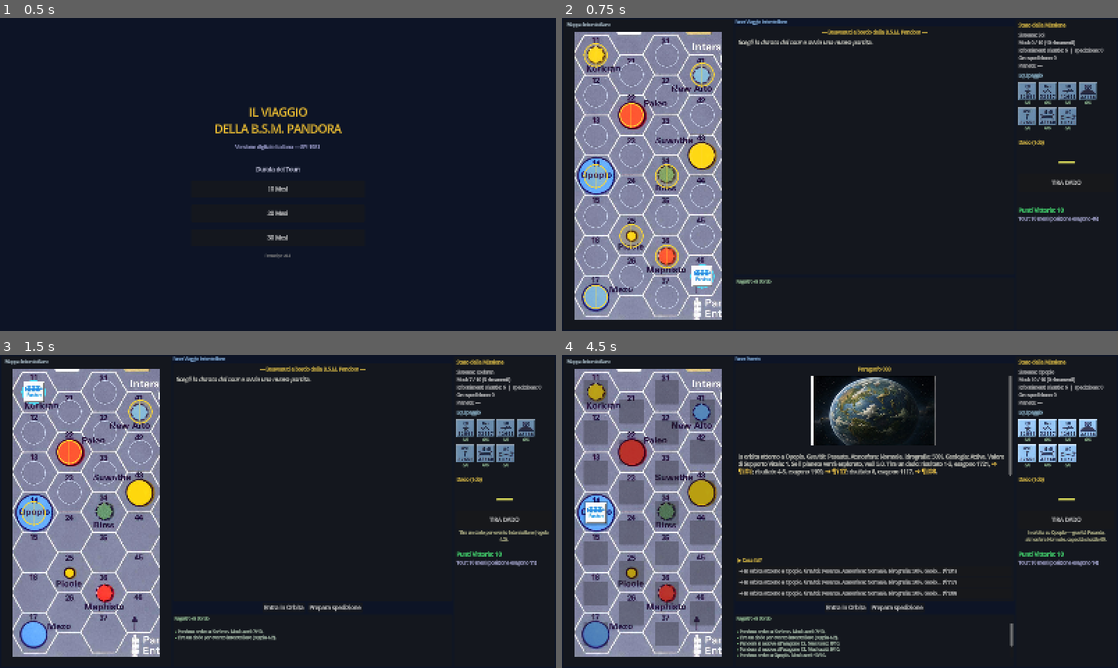
Above: before the commit, frames 1-4 (two rows, left to right).
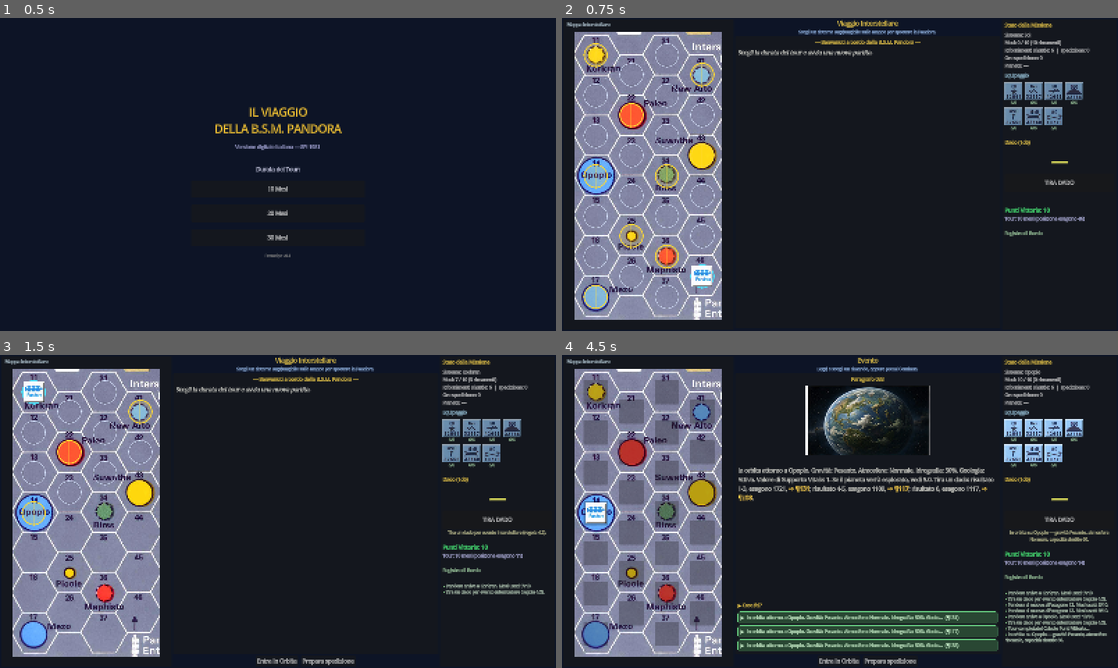
Above: after the commit, the same moments.

Repository: Tannoiser2/voyage-of-BSM-Pandora
Game: Godot game, scene res://scenes/Main.tscn
Two runs of this game, one before a commit and one after it. Both use one fixed random seed, a clock stepped at 60 frames per second and the inputs below.
Inputs (mouse positions are in pixels of both pictures, inside the frame that each line leads up to):
- Up to frame 1 (0.5 s): no input
- Up to frame 2 (0.75 s): click "10 Mesi" at 0.5 s
- Up to frame 3 (1.5 s): click (33, 392) at 1.25 s
- Up to frame 4 (4.5 s): click (595, 433) at 2 s; click (595, 473) at 2.75 s; click (595, 514) at 3.5 s; click "Entra in Orbita" at 4.25 s

Frame 1 is identical in both runs. In frame 2, 4.1% of the frame differs, in the area x 31-98%, y 0-86%; in frame 3, 5.6%; in frame 4, 18%, in the area x 31-99%, y 0-100%.

Commit message:
Layout (parte 4): schermata di lettura piu chiara
Interfaccia riorganizzata per leggibilita:
- banner di fase grande + riga di suggerimento contestuale (cosa fare ora)
- Registro di Bordo spostato dal centro al fondo del pannello destro: il
  centro ora ospita solo storia + scelte + azioni (meno affollamento)
- testo del paragrafo piu grande con interlinea; pulsanti-scelta piu alti,
  verdi e a tutta larghezza (piu evidenti)
- pannello destro allargato per accogliere log e segnalini

Corretto anche un errore di parsing (inferenza := da Variant, trattata come
errore dal progetto). Verificato a runtime con screenshot.

Diff:
--- a/godot/scripts/GameScreen.gd
+++ b/godot/scripts/GameScreen.gd
@@ -133,13 +133,22 @@
 	center_vbox.add_theme_constant_override("separation", 4)
 	hbox.add_child(center_vbox)
 
-	# Phase label
+	# Banner di fase/contesto (cosa stai facendo, dove)
 	var phase_label := Label.new()
 	phase_label.name = "PhaseLabel"
-	phase_label.text = "Fase: Interstellare"
-	phase_label.add_theme_font_size_override("font_size", 12)
-	phase_label.add_theme_color_override("font_color", Color(0.6, 0.8, 1.0))
+	phase_label.text = "Viaggio Interstellare"
+	phase_label.horizontal_alignment = HORIZONTAL_ALIGNMENT_CENTER
+	phase_label.add_theme_font_size_override("font_size", 18)
+	phase_label.add_theme_color_override("font_color", Color(1.0, 0.85, 0.3))
 	center_vbox.add_child(phase_label)
+
+	var hint_label := Label.new()
+	hint_label.name = "HintLabel"
+	hint_label.horizontal_alignment = HORIZONTAL_ALIGNMENT_CENTER
+	hint_label.autowrap_mode = TextServer.AUTOWRAP_WORD_SMART
+	hint_label.add_theme_font_size_override("font_size", 12)
+	hint_label.add_theme_color_override("font_color", Color(0.65, 0.8, 1.0))
+	center_vbox.add_child(hint_label)
 
 	# Paragraph display
 	center_panel = Panel.new()
@@ -173,8 +182,9 @@
 	paragraph_display.fit_content = true
 	paragraph_display.size_flags_horizontal = Control.SIZE_EXPAND_FILL
 	paragraph_display.text = "[i]Scegli la durata del tour e avvia una nuova partita.[/i]"
-	paragraph_display.add_theme_font_size_override("normal_font_size", 15)
-	paragraph_display.add_theme_color_override("default_color", Color(0.9, 0.9, 0.85))
+	paragraph_display.add_theme_font_size_override("normal_font_size", 16)
+	paragraph_display.add_theme_constant_override("line_separation", 4)
+	paragraph_display.add_theme_color_override("default_color", Color(0.92, 0.92, 0.88))
 	paragraph_display.meta_clicked.connect(_on_meta_clicked)
 	scroll.add_child(paragraph_display)
 
@@ -270,40 +280,11 @@
 	btn_repair.pressed.connect(_on_repair)
 	actions_hbox.add_child(btn_repair)
 
-	# Event log
-	var log_panel := Panel.new()
-	log_panel.custom_minimum_size = Vector2(0, 150)
-	center_vbox.add_child(log_panel)
-
-	var log_vbox := VBoxContainer.new()
-	log_vbox.set_anchors_and_offsets_preset(Control.PRESET_FULL_RECT)
-	log_vbox.offset_left = 4; log_vbox.offset_top = 4
-	log_vbox.offset_right = -4; log_vbox.offset_bottom = -4
-	log_panel.add_child(log_vbox)
-
-	var log_title := Label.new()
-	log_title.text = "Registro di Bordo"
-	log_title.add_theme_font_size_override("font_size", 12)
-	log_title.add_theme_color_override("font_color", Color(0.7, 0.9, 0.7))
-	log_vbox.add_child(log_title)
-
-	var log_scroll := ScrollContainer.new()
-	log_scroll.size_flags_vertical = Control.SIZE_EXPAND_FILL
-	log_vbox.add_child(log_scroll)
-
-	log_display = RichTextLabel.new()
-	log_display.name = "LogDisplay"
-	log_display.bbcode_enabled = true
-	log_display.fit_content = false
-	log_display.size_flags_horizontal = Control.SIZE_EXPAND_FILL
-	log_display.custom_minimum_size = Vector2(0, 100)
-	log_display.add_theme_font_size_override("normal_font_size", 12)
-	log_display.add_theme_color_override("default_color", Color(0.8, 0.9, 0.8))
-	log_scroll.add_child(log_display)
+	# (Il Registro di Bordo è nel pannello destro, in basso.)
 
 	# RIGHT PANEL - Status + Dice
 	right_panel = Panel.new()
-	right_panel.custom_minimum_size = Vector2(290, 0)
+	right_panel.custom_minimum_size = Vector2(330, 0)
 	right_panel.size_flags_vertical = Control.SIZE_EXPAND_FILL
 	hbox.add_child(right_panel)
 
@@ -400,6 +381,32 @@
 	tour_label2.add_theme_font_size_override("font_size", 13)
 	tour_label2.add_theme_color_override("font_color", Color(0.8, 0.8, 1.0))
 	info_vbox.add_child(tour_label2)
+
+	var sep4 := HSeparator.new()
+	right_vbox.add_child(sep4)
+
+	# Registro di Bordo (in fondo allo stato, occupa lo spazio rimanente)
+	var log_title := Label.new()
+	log_title.text = "Registro di Bordo"
+	log_title.add_theme_font_size_override("font_size", 13)
+	log_title.add_theme_color_override("font_color", Color(0.7, 0.9, 0.7))
+	right_vbox.add_child(log_title)
+
+	var log_scroll := ScrollContainer.new()
+	log_scroll.size_flags_vertical = Control.SIZE_EXPAND_FILL
+	log_scroll.size_flags_horizontal = Control.SIZE_EXPAND_FILL
+	right_vbox.add_child(log_scroll)
+
+	log_display = RichTextLabel.new()
+	log_display.name = "LogDisplay"
+	log_display.bbcode_enabled = true
+	log_display.fit_content = false
+	log_display.scroll_following = true
+	log_display.size_flags_horizontal = Control.SIZE_EXPAND_FILL
+	log_display.size_flags_vertical = Control.SIZE_EXPAND_FILL
+	log_display.add_theme_font_size_override("normal_font_size", 12)
+	log_display.add_theme_color_override("default_color", Color(0.8, 0.9, 0.8))
+	log_scroll.add_child(log_display)
 
 func _build_status_rows(parent: Control) -> void:
 	var rows := [
@@ -694,6 +701,7 @@
 	var lbl_tour := find_child("TourLabel", true, false) as Label
 	if lbl_tour: lbl_tour.text = "Tour: %d mesi (posizione esagono %d)" % [s.tour_length, s.pandora_hex]
 
+	var phase := GameState.phase_name(GameState.current_phase)
 	var lbl_phase := find_child("PhaseLabel", true, false) as Label
 	if lbl_phase:
 		var phase_it := {
@@ -704,7 +712,25 @@
 			"paragraph":    "Evento",
 			"game_over":    "Fine del Tour"
 		}
-		lbl_phase.text = "Fase: %s" % phase_it.get(GameState.phase_name(GameState.current_phase), "—")
+		var title: String = phase_it.get(phase, "—")
+		if phase == "orbit" or phase == "expedition":
+			title += " — " + s.current_system
+		lbl_phase.text = title
+
+	var lbl_hint := find_child("HintLabel", true, false) as Label
+	if lbl_hint:
+		var hint := ""
+		if not s.current_creature.is_empty():
+			hint = "Incontro in corso: scegli Uccidi, Cattura o Fuggi."
+		elif phase == "interstellar":
+			hint = "Scegli un sistema raggiungibile sulla mappa per spostare la Pandora."
+		elif phase == "orbit":
+			hint = "Esamina il pianeta, poi prepara la spedizione."
+		elif phase == "expedition":
+			hint = "Muoviti sulla mappa o esplora l'esagono; segui i paragrafi."
+		elif phase == "paragraph":
+			hint = "Leggi e scegli un rimando, oppure premi Continua."
+		lbl_hint.text = hint
 
 	# Refresh hex buttons and panel mode
 	_refresh_hex_buttons()
@@ -1201,12 +1227,26 @@
 		var label_text: String = ch.label
 		if label_text.length() > 90:
 			label_text = label_text.substr(0, 88) + "…"
-		b.text = "→ %s  (¶%03d)" % [label_text, ch.para]
+		b.text = "▶  %s  (¶%03d)" % [label_text, ch.para]
 		b.tooltip_text = ch.label
 		b.clip_text = true
+		b.custom_minimum_size = Vector2(0, 34)
 		b.size_flags_horizontal = Control.SIZE_EXPAND_FILL
 		b.alignment = HORIZONTAL_ALIGNMENT_LEFT
 		b.add_theme_font_size_override("font_size", 13)
+		var sb := StyleBoxFlat.new()
+		sb.bg_color = Color(0.16, 0.28, 0.20)
+		sb.set_corner_radius_all(5)
+		sb.set_content_margin_all(8)
+		sb.border_color = Color(0.4, 0.8, 0.5, 0.7)
+		sb.set_border_width_all(1)
+		var sbh := sb.duplicate() as StyleBoxFlat
+		sbh.bg_color = Color(0.22, 0.40, 0.27)
+		b.add_theme_stylebox_override("normal", sb)
+		b.add_theme_stylebox_override("hover", sbh)
+		b.add_theme_stylebox_override("pressed", sbh)
+		b.add_theme_stylebox_override("focus", sb)
+		b.add_theme_color_override("font_color", Color(0.85, 1.0, 0.85))
 		b.pressed.connect(_on_choice_selected.bind(ch.para))
 		choices_box.add_child(b)
 
